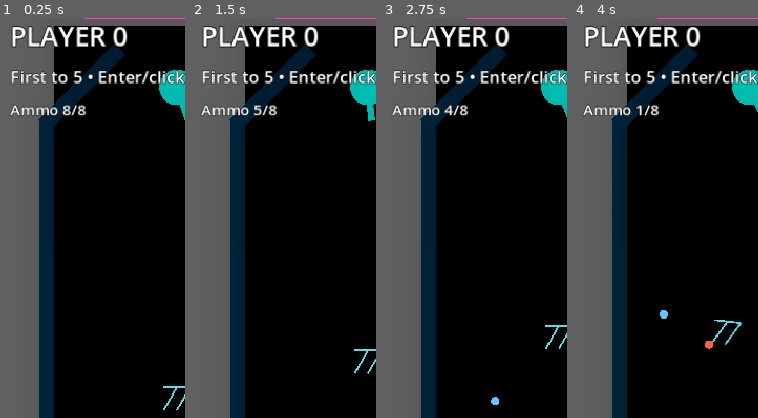
Above: before the commit, frames 1-4 (left to right).
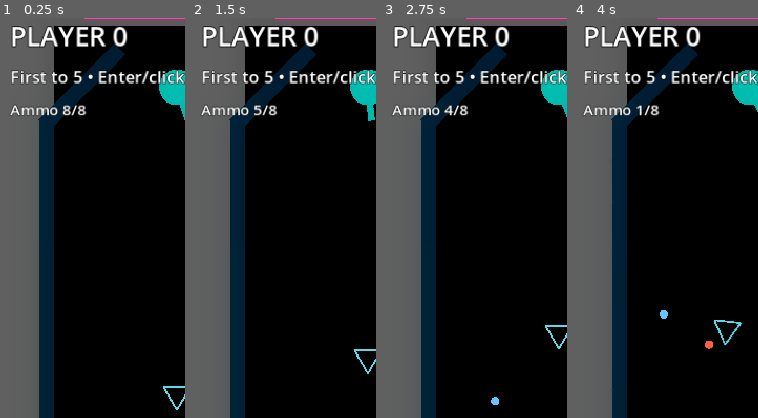
Above: after the commit, the same moments.

Repository: mchambers-mojang/sweet-vinegar-games
Game: Godot game, scene res://carom/scenes/carom_arena.tscn
Same seed, same stepped clock (60 frames per second), same inputs: the game is played once before the commit and once after it. This scene is started directly instead of the project's main scene.
Inputs (mouse positions are % of the whole screen's width and height, from its top left):
- Up to frame 1 (0.25 s): no input
- Up to frame 2 (1.5 s): tap Enter (ui_accept) at 0.5, 0.77, 1.25 s; move the mouse to (72, 45) at 0.52 s; hold Right (ui_right) 0.53-1.25 s; hold Shift 0.53-1.25 s; click (72, 45) at 0.67 s; drag from (30, 55) to (45, 70) at 1.27 s
- Up to frame 3 (2.75 s): tap Enter (ui_accept) at 2 s; move the mouse to (60, 28) at 2.02 s; hold Right (ui_right) from 2.03 s (still down); tap Ctrl at 2.1 s
- Up to frame 4 (4 s): release Right (ui_right) at 2.75 s; tap Enter (ui_accept) at 2.75, 3.5, 3.77 s; drag from (45, 70) to (20, 35) at 2.77 s; move the mouse to (80, 65) at 3.52 s; hold Left (ui_left) from 3.53 s (still down); tap R at 3.6 s
The pictures show only the part of the screen within x 2-52%, y 3-53%; the shares and areas given below are measured in that part.

The runs differ from the first frame. In frame 1, 0.1% of the frame differs, in the area x 88-96%, y 92-98%; in frame 2, 0.1%; in frame 3, 0.1%; in frame 4, 0.1%, in the area x 75-84%, y 75-82%.

Commit message:
fix: correct Edge3 rotation from -120 to -60 degrees
Co-authored-by: Copilot <223556219+Copilot@users.noreply.github.com>

Diff:
--- a/carom/scenes/carom_puck.tscn
+++ b/carom/scenes/carom_puck.tscn
@@ -51,9 +51,9 @@
 mesh = SubResource("6")
 material_override = SubResource("7")
 
-; Edge V3-V1: midpoint (-0.217, 0.4, 0.125), rotated -120 degrees
+; Edge V3-V1: midpoint (-0.217, 0.4, 0.125), rotated -60 degrees
 [node name="Edge3Mesh" type="MeshInstance3D" parent="."]
 position = Vector3(-0.217, 0.4, 0.125)
-rotation = Vector3(0, -2.094, 0)
+rotation = Vector3(0, -1.047, 0)
 mesh = SubResource("6")
 material_override = SubResource("7")
